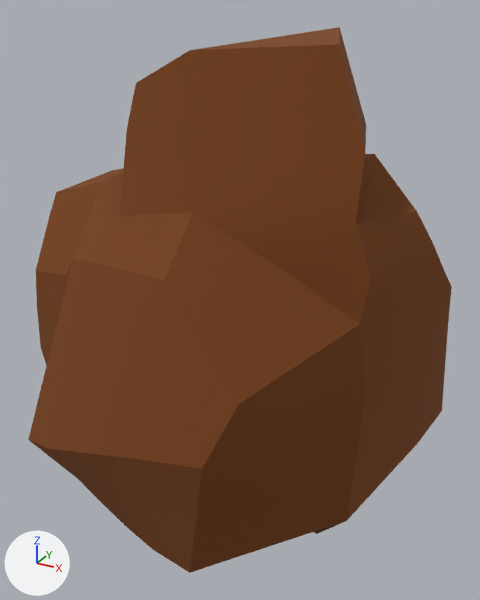
The glTF model assets/Rock-0.glb, before and after one commit.
The view is the same before and after, from a 50 mm camera at (1.59, -3.33, 2.33) aimed at (-0.21, -0.06, 0.7). Arrows for +X, +Y and +Z are at lower left; the lights stay in place. Where no turn or scale is listed for an object, it has been applied to the vertices.

In view in the first picture: 'Rock_2'.
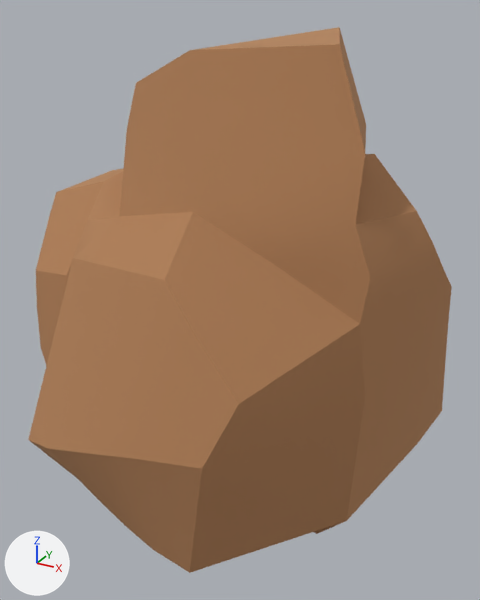
Commit message: New color for the meteors.

Boxes [x1, y1, x2, y2] around the edits, measured in the pictures (480 x 600 px):
'Rock_2', surface changed
    both: [28, 27, 452, 573]

The edits, one by one:
In material 'Atlas' (mat_atlas), texture is no longer img_atlas_png.
In material 'Atlas' (mat_atlas), base_color is now set to (0.527, 0.274, 0.13), orange #c08f65.
